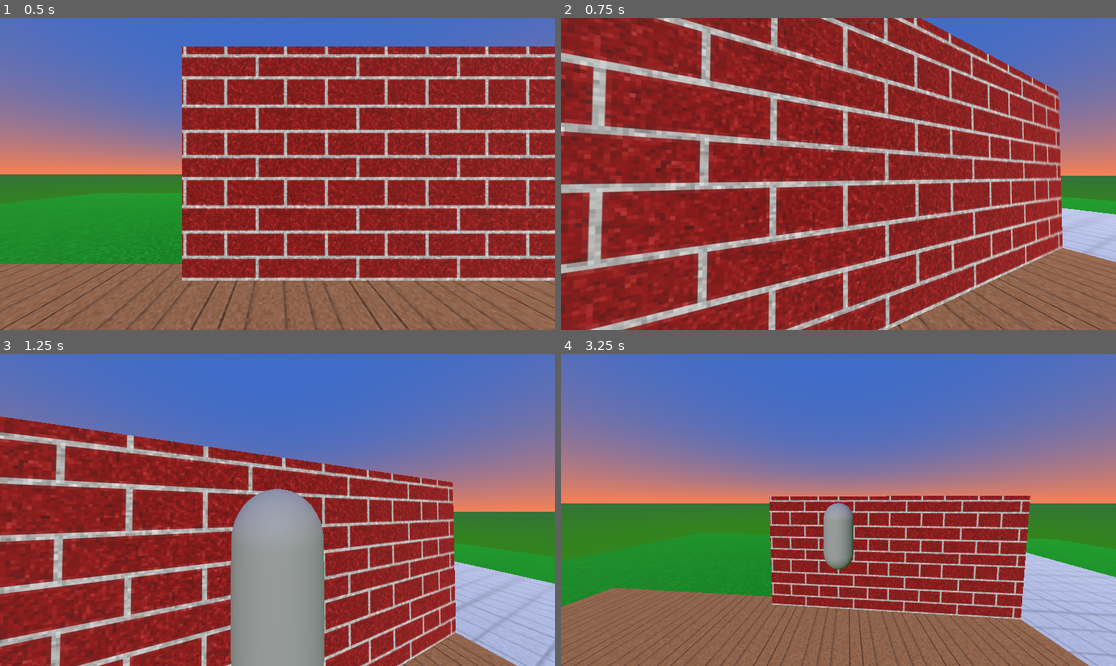
Above: before the commit, frames 1-4 (two rows, left to right).
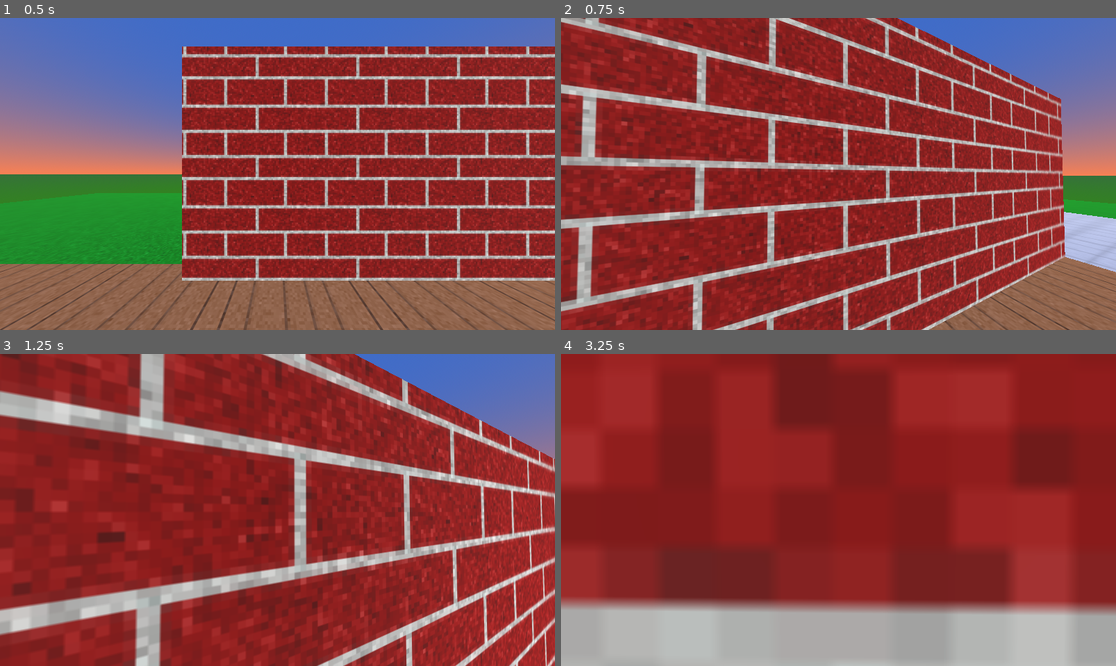
Above: after the commit, the same moments.

Repository: IJustExist1/3DGodotGame
Game: Godot game, scene res://world.tscn
The game is run twice, just before and just after one commit, with the same random seed, the same clock (stepped at 60 frames per second) and the same inputs.
Inputs (mouse positions are in pixels of both pictures, inside the frame that each line leads up to):
- Up to frame 1 (0.5 s): no input
- Up to frame 2 (0.75 s): tap Enter at 0.5 s; move the mouse to (866, 174) at 0.52 s; hold W (forward) from 0.53 s (still down); tap Q (switch_perspective, bound only before the commit) at 0.6 s
- Up to frame 3 (1.25 s): keep holding W (forward); tap Space (jump) at 0.77 s; right-click (305, 510) at 0.8 s
- Up to frame 4 (3.25 s): keep holding W (forward); move the mouse to (810, 510) at 1.27 s; right-click (810, 510) at 1.35 s; tap Space (jump) at 1.52, 3.02 s; tap Q (switch_perspective, bound only before the commit) at 1.55, 2.1, 3.05 s; move the mouse to (849, 503) at 2.02 s; right-click (849, 503) at 2.3 s; move the mouse to (832, 516) at 2.77 s; right-click (832, 516) at 2.85 s

Frame 1 is identical in both runs. In frame 2, 43% of the frame differs, in the area x 0-100%, y 0-100%; in frame 3, 67%; in frame 4, 90%.

Commit message:
Add files via upload

Diff:
--- a/player.gd
+++ b/player.gd
@@ -14,8 +14,8 @@
 var look_rot = Vector3.ZERO
 var move_dir = Vector3.ZERO
 
-var isThirdperson = false
 var debug = false
+var zoomedIn = false
 
 func _ready():
 	Input.set_mouse_mode(Input.MOUSE_MODE_CAPTURED)
@@ -23,14 +23,17 @@
 
 func _physics_process(delta):
 
-	print(velocity.z)
+	if Input.get_action_strength("forward") >= 0.1:
+		animplayer.play("CameraBob")
+	elif Input.get_action_strength("forward") < 0.09:
+		animplayer.play("idle")
 
-	if Input.is_action_just_pressed("switch_perspective") and isThirdperson == false:
-		animplayer.play("thirdperson")
-		isThirdperson = true
-	elif Input.is_action_just_pressed("switch_perspective") and isThirdperson == true:
-		animplayer.play("firstperson")
-		isThirdperson = false
+	if Input.is_action_just_pressed("zoom") and zoomedIn == false:
+		animplayer.play("zoomin")
+		zoomedIn = true
+	elif Input.is_action_just_pressed("zoom") and zoomedIn == true:
+		animplayer.play("zoomout")
+		zoomedIn = false
 
 	if Input.is_action_just_pressed("debug") and debug == false:
 		animplayer.play("spooky_on")
--- a/player.tscn
+++ b/player.tscn
@@ -1,11 +1,11 @@
-[gd_scene load_steps=12 format=3 uid="uid://bvypawt64m7ak"]
+[gd_scene load_steps=15 format=3 uid="uid://bvypawt64m7ak"]
 
 [ext_resource type="Script" path="res://player.gd" id="1_p2vbh"]
 [ext_resource type="Environment" uid="uid://c0qtcquflki5f" path="res://player.tres" id="2_m5vmu"]
 
 [sub_resource type="Animation" id="Animation_vq7me"]
 resource_name = "CameraBob"
-length = 0.6
+length = 0.4
 loop_mode = 1
 tracks/0/type = "value"
 tracks/0/imported = false
@@ -14,10 +14,10 @@
 tracks/0/interp = 1
 tracks/0/loop_wrap = true
 tracks/0/keys = {
-"times": PackedFloat32Array(0, 0.3, 0.6),
-"transitions": PackedFloat32Array(2.5, -2.5, 1),
-"update": 0,
-"values": [Vector3(0, 0, 0), Vector3(-0.1309, 0, 0), Vector3(0, 0, 0)]
+"times": PackedFloat32Array(),
+"transitions": PackedFloat32Array(),
+"update": 0,
+"values": []
 }
 tracks/1/type = "value"
 tracks/1/imported = false
@@ -26,10 +26,10 @@
 tracks/1/interp = 1
 tracks/1/loop_wrap = true
 tracks/1/keys = {
-"times": PackedFloat32Array(0, 0.2, 0.4, 0.6),
-"transitions": PackedFloat32Array(2, 2.2974, 2.92817, 1.51572),
-"update": 0,
-"values": [Vector3(0, 0, 0), Vector3(0.15, 0, 0), Vector3(-0.15, 0, 0), Vector3(0, 0, 0)]
+"times": PackedFloat32Array(0, 0.2, 0.4),
+"transitions": PackedFloat32Array(1.68179, 0.34151, 1.93187),
+"update": 0,
+"values": [Vector3(0, 0, 0), Vector3(0, 0.3, 0), Vector3(0, 0, 0)]
 }
 
 [sub_resource type="Animation" id="Animation_rgtsg"]
@@ -82,6 +82,34 @@
 "update": 0,
 "values": [1.0]
 }
+tracks/4/type = "value"
+tracks/4/imported = false
+tracks/4/enabled = true
+tracks/4/path = NodePath(".:fov")
+tracks/4/interp = 1
+tracks/4/loop_wrap = true
+tracks/4/keys = {
+"times": PackedFloat32Array(0),
+"transitions": PackedFloat32Array(1),
+"update": 0,
+"values": [130.0]
+}
+
+[sub_resource type="Animation" id="Animation_adxti"]
+resource_name = "firstperson"
+length = 0.5
+tracks/0/type = "value"
+tracks/0/imported = false
+tracks/0/enabled = true
+tracks/0/path = NodePath(".:position")
+tracks/0/interp = 1
+tracks/0/loop_wrap = true
+tracks/0/keys = {
+"times": PackedFloat32Array(0, 0.5),
+"transitions": PackedFloat32Array(2.82843, 3.03143),
+"update": 0,
+"values": [Vector3(0, 0, 5), Vector3(0, 0, 0)]
+}
 
 [sub_resource type="Animation" id="Animation_a22ik"]
 resource_name = "spooky_off"
@@ -139,6 +167,7 @@
 
 [sub_resource type="Animation" id="Animation_4wxco"]
 resource_name = "thirdperson"
+length = 0.5
 tracks/0/type = "value"
 tracks/0/imported = false
 tracks/0/enabled = true
@@ -146,35 +175,60 @@
 tracks/0/interp = 1
 tracks/0/loop_wrap = true
 tracks/0/keys = {
-"times": PackedFloat32Array(0, 1),
+"times": PackedFloat32Array(0, 0.5),
 "transitions": PackedFloat32Array(2.21914, 2.92817),
 "update": 0,
 "values": [Vector3(0, 0, 0), Vector3(0, 0, 5)]
 }
 
-[sub_resource type="Animation" id="Animation_adxti"]
-resource_name = "firstperson"
-tracks/0/type = "value"
-tracks/0/imported = false
-tracks/0/enabled = true
-tracks/0/path = NodePath(".:position")
-tracks/0/interp = 1
-tracks/0/loop_wrap = true
-tracks/0/keys = {
-"times": PackedFloat32Array(0, 1),
-"transitions": PackedFloat32Array(2.82843, 3.03143),
-"update": 0,
-"values": [Vector3(0, 0, 5), Vector3(0, 0, 0)]
-}
+[sub_resource type="Animation" id="Animation_oeqjd"]
+resource_name = "zoomin"
+length = 0.2
+tracks/0/type = "value"
+tracks/0/imported = false
+tracks/0/enabled = true
+tracks/0/path = NodePath(".:fov")
+tracks/0/interp = 1
+tracks/0/loop_wrap = true
+tracks/0/keys = {
+"times": PackedFloat32Array(0, 0.2),
+"transitions": PackedFloat32Array(0.482968, 2.07053),
+"update": 0,
+"values": [130.0, 30.0]
+}
+
+[sub_resource type="Animation" id="Animation_lbph2"]
+resource_name = "zoomout"
+length = 0.2
+tracks/0/type = "value"
+tracks/0/imported = false
+tracks/0/enabled = true
+tracks/0/path = NodePath(".:fov")
+tracks/0/interp = 1
+tracks/0/loop_wrap = true
+tracks/0/keys = {
+"times": PackedFloat32Array(0, 0.2),
+"transitions": PackedFloat32Array(0.329877, 2.07053),
+"update": 0,
+"values": [30.0, 130.0]
+}
+
+[sub_resource type="Animation" id="Animation_oeeyi"]
+resource_name = "idle"
+length = 0.1
+loop_mode = 1
 
 [sub_resource type="AnimationLibrary" id="AnimationLibrary_gt8wp"]
 _data = {
 "CameraBob": SubResource("Animation_vq7me"),
 "RESET": SubResource("Animation_rgtsg"),
 "firstperson": SubResource("Animation_adxti"),
+"idle": SubResource("Animation_oeeyi"),
 "spooky_off": SubResource("Animation_a22ik"),
 "spooky_on": SubResource("Animation_433jn"),
-"thirdperson": SubResource("Animation_4wxco")
+"thirdperson": SubResource("Animation_4wxco"),
+"zoomin": SubResource("Animation_oeqjd"),
+"zoomout": SubResource("Animation_lbph2")
 }
 
 [sub_resource type="CapsuleShape3D" id="CapsuleShape3D_002qg"]
@@ -204,5 +258,5 @@
 shape = SubResource("CapsuleShape3D_002qg")
 
 [node name="Mesh" type="MeshInstance3D" parent="."]
-transform = Transform3D(1.15064, 0, 0, 0, 1.27008, 0, 0, 0, 1.16548, 0, 0, 0)
+transform = Transform3D(1.151, 0, 0, 0, 1.5, 0, 0, 0, 1.165, 0, 0.255516, 0)
 mesh = SubResource("CapsuleMesh_jkxkm")
--- a/project.godot
+++ b/project.godot
@@ -10,12 +10,12 @@
 
 [application]
 
-config/name="A Test Game"
+config/name="In The Dark"
 run/main_scene="res://world.tscn"
 config/features=PackedStringArray("4.0", "Forward Plus")
 boot_splash/bg_color=Color(0.329412, 0.329412, 0.329412, 1)
 boot_splash/show_image=false
-config/icon="res://assets/icon.webp"
+config/icon="res://assets/icon/icon.png"
 
 [display]
 
@@ -55,9 +55,9 @@
 "events": [Object(InputEventKey,"resource_local_to_scene":false,"resource_name":"","device":-1,"window_id":0,"alt_pressed":false,"shift_pressed":false,"ctrl_pressed":false,"meta_pressed":false,"pressed":false,"keycode":0,"physical_keycode":70,"key_label":0,"unicode":102,"echo":false,"script":null)
 ]
 }
-switch_perspective={
+zoom={
 "deadzone": 0.5,
-"events": [Object(InputEventKey,"resource_local_to_scene":false,"resource_name":"","device":-1,"window_id":0,"alt_pressed":false,"shift_pressed":false,"ctrl_pressed":false,"meta_pressed":false,"pressed":false,"keycode":0,"physical_keycode":81,"key_label":0,"unicode":113,"echo":false,"script":null)
+"events": [Object(InputEventMouseButton,"resource_local_to_scene":false,"resource_name":"","device":-1,"window_id":0,"alt_pressed":false,"shift_pressed":false,"ctrl_pressed":false,"meta_pressed":false,"button_mask":2,"position":Vector2(99, 9),"global_position":Vector2(102, 41),"factor":1.0,"button_index":2,"pressed":true,"double_click":false,"script":null)
 ]
 }
 
--- a/world.tscn
+++ b/world.tscn
@@ -43,7 +43,7 @@
 [sub_resource type="BoxShape3D" id="BoxShape3D_28anw"]
 size = Vector3(10.6087, 5, 1)
 
-[node name="World" type="Node3D"]
+[node name="InTheDark" type="Node3D"]
 
 [node name="Sun" type="DirectionalLight3D" parent="."]
 transform = Transform3D(0.937775, 0.159901, -0.308236, -0.00137299, 0.889367, 0.457192, 0.34724, -0.42832, 0.834246, 0, 6.19754, 0)
@@ -51,53 +51,55 @@
 [node name="Player" parent="." instance=ExtResource("1_q07ec")]
 transform = Transform3D(1, 0, 0, 0, 1, 0, 0, 0, 1, 1.54263, 0.86824, 3.26428)
 
-[node name="Floors" type="StaticBody3D" parent="."]
+[node name="World" type="Node3D" parent="."]
+
+[node name="Floors" type="StaticBody3D" parent="World"]
 transform = Transform3D(1, 0, 0, 0, 1, 0, 0, 0, 1, 0, -1, 0)
 collision_mask = 2
 
-[node name="Collider" type="CollisionShape3D" parent="Floors"]
+[node name="Collider" type="CollisionShape3D" parent="World/Floors"]
 transform = Transform3D(1, 0, 0, 0, 1, 0, 0, 0, 1, 5, 0, 9)
 shape = SubResource("BoxShape3D_h6tns")
 
-[node name="Planks" type="MeshInstance3D" parent="Floors"]
+[node name="Planks" type="MeshInstance3D" parent="World/Floors"]
 transform = Transform3D(20, 0, 0, 0, 1, 0, 0, 0, 30, 0, 0, 15)
 material_override = SubResource("StandardMaterial3D_82ftw")
 mesh = SubResource("BoxMesh_6xv27")
 
-[node name="Tile" type="MeshInstance3D" parent="Floors"]
+[node name="Tile" type="MeshInstance3D" parent="World/Floors"]
 transform = Transform3D(20, 0, 0, 0, 1, 0, 0, 0, 10, 10, 0, -5)
 material_override = SubResource("StandardMaterial3D_40q1u")
 mesh = SubResource("BoxMesh_6xv27")
 
-[node name="Tile2" type="MeshInstance3D" parent="Floors"]
+[node name="Tile2" type="MeshInstance3D" parent="World/Floors"]
 transform = Transform3D(10, 0, 0, 0, 1, 0, 0, 0, 30, 15, 0, 15)
 material_override = SubResource("StandardMaterial3D_40q1u")
 mesh = SubResource("BoxMesh_6xv27")
 
-[node name="Grass" type="MeshInstance3D" parent="Floors"]
+[node name="Grass" type="MeshInstance3D" parent="World/Floors"]
 transform = Transform3D(51.6, 0, 0, 0, 1, 0, 0, 0, 44.1, 5, -0.1, 9)
 material_override = SubResource("StandardMaterial3D_7voaf")
 mesh = SubResource("BoxMesh_6xv27")
 
-[node name="Walls" type="Node3D" parent="."]
+[node name="Walls" type="Node3D" parent="World"]
 
-[node name="Wall1" type="StaticBody3D" parent="Walls"]
+[node name="Wall1" type="StaticBody3D" parent="World/Walls"]
 collision_mask = 2
 
-[node name="Collider" type="CollisionShape3D" parent="Walls/Wall1"]
+[node name="Collider" type="CollisionShape3D" parent="World/Walls/Wall1"]
 transform = Transform3D(1, 0, 0, 0, 1, 0, 0, 0, 1, 0, 2, -5)
 shape = SubResource("BoxShape3D_pankj")
 
-[node name="Bricks" type="MeshInstance3D" parent="Walls/Wall1"]
+[node name="Bricks" type="MeshInstance3D" parent="World/Walls/Wall1"]
 transform = Transform3D(1, 0, 0, 0, 5, 0, 0, 0, 10, 0, 2, -5)
 material_override = SubResource("StandardMaterial3D_ls23p")
 mesh = SubResource("BoxMesh_dpjdr")
 
-[node name="Bricks2" type="MeshInstance3D" parent="Walls/Wall1"]
+[node name="Bricks2" type="MeshInstance3D" parent="World/Walls/Wall1"]
 transform = Transform3D(10.5, 0, 0, 0, 5, 0, 0, 0, 1, 4.75, 2, 0)
 material_override = SubResource("StandardMaterial3D_ls23p")
 mesh = SubResource("BoxMesh_dpjdr")
 
-[node name="Collider2" type="CollisionShape3D" parent="Walls/Wall1"]
+[node name="Collider2" type="CollisionShape3D" parent="World/Walls/Wall1"]
 transform = Transform3D(1, 0, 0, 0, 1, 0, 0, 0, 1, 4.76443, 2, 0)
 shape = SubResource("BoxShape3D_28anw")
Binary file added: assets/icon/icon.png
Not shown, added: assets/icon/icon.png.import
Not shown, changed: export_presets.cfg
